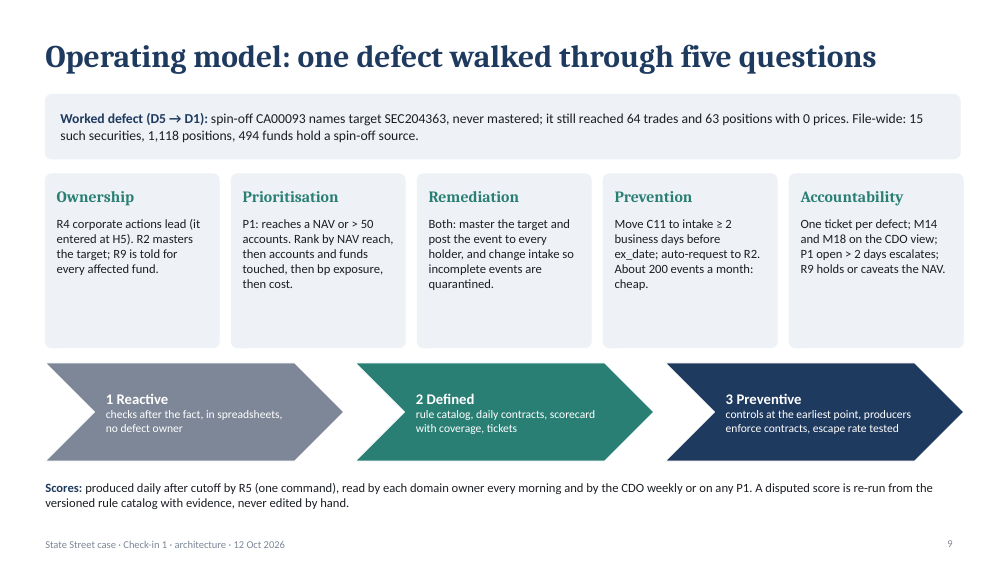
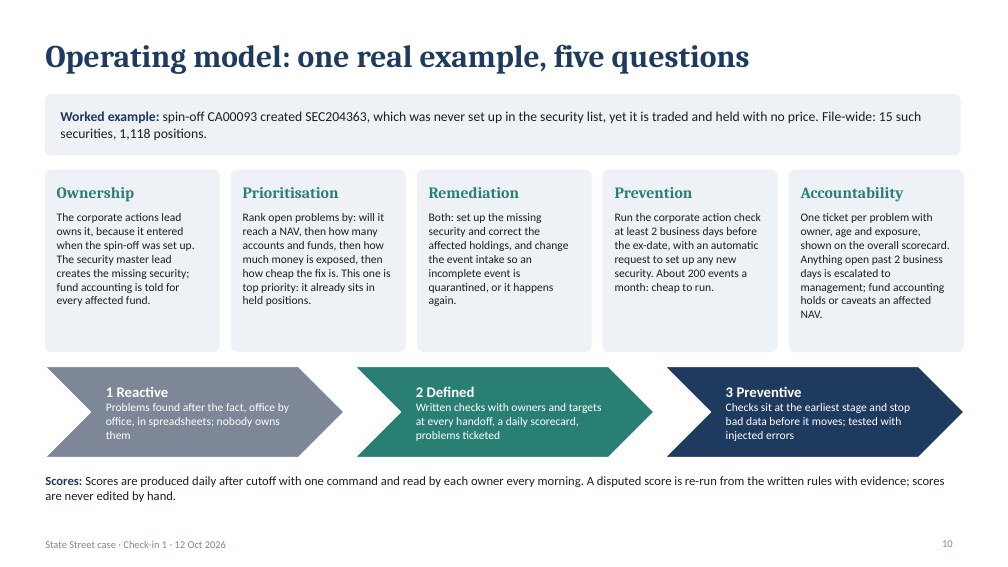
Before and after one commit to KevinRusu/BC-State-Street-Case-Competition, a slide deck: slide 10 of docs/Checkin1_Pack.pptx (slide 9 before the commit). Drawn at 1008x567 pixels with LibreOffice and Linux fonts; fonts in the diff are those of the drawing. Boxes give left, top, right and bottom in pixels: in the first picture for what was removed or moved away, otherwise in the second. Text is boxed around its words. In the diff, an @@ line names an element or a change of style, - is before the commit and + after.

```diff
--- a/docs/Checkin1_Pack.pptx
+++ b/docs/Checkin1_Pack.pptx
@@ title at bbox=[45, 44, 750, 74]: text changed @@
-Operating model: one defect walked through five questions
+Operating model: one real example, five questions
@@ rounded rectangle: place and size @@
-rounded rectangle at bbox=[45, 95, 960, 159]
+rounded rectangle at bbox=[45, 95, 960, 155]
@@ rounded rectangle at bbox=[45, 95, 960, 155]: proportions changed @@
@@ text at bbox=[60, 111, 921, 140]: text changed @@
-Worked defect (D5 → D1): spin-off CA00093 names target SEC204363, never mastered; it still reached 64 trades and 63 positions with 0 prices. File-wide: 15 such securities, 1,118 positions, 494 funds hold a spin-off source.
+Worked example: spin-off CA00093 created SEC204363, which was never set up in the security list, yet it is traded and held with no price. File-wide: 15 such securities, 1,118 positions.
@@ rounded rectangle: place and size @@
-rounded rectangle at bbox=[45, 174, 219, 348]
+rounded rectangle at bbox=[45, 170, 219, 352]
@@ rounded rectangle: place and size @@
-rounded rectangle at bbox=[231, 174, 405, 348]
+rounded rectangle at bbox=[231, 170, 405, 352]
@@ rounded rectangle: place and size @@
-rounded rectangle at bbox=[417, 174, 591, 348]
+rounded rectangle at bbox=[417, 170, 591, 352]
@@ rounded rectangle: place and size @@
-rounded rectangle at bbox=[603, 174, 777, 348]
+rounded rectangle at bbox=[603, 170, 777, 352]
@@ rounded rectangle: place and size @@
-rounded rectangle at bbox=[789, 174, 963, 348]
+rounded rectangle at bbox=[789, 170, 963, 352]
@@ 5 texts: place and size @@
-5 texts at bbox=[57, 191, 904, 206]
+5 texts at bbox=[57, 187, 904, 202]
@@ text at bbox=[57, 213, 195, 306]: text changed; size 12 to 11 pt @@
-R4 corporate actions lead (it entered at H5). R2 masters the target; R9 is told for every affected fund.
+The corporate actions lead owns it, because it entered when the spin-off was set up. The security master lead creates the missing security; fund accounting is told for every affected fund.
@@ text at bbox=[243, 213, 390, 306]: text changed; size 12 to 11 pt @@
-P1: reaches a NAV or > 50 accounts. Rank by NAV reach, then accounts and funds touched, then bp exposure, then cost.
+Rank open problems by: will it reach a NAV, then how many accounts and funds, then how much money is exposed, then how cheap the fix is. This one is top priority: it already sits in held positions.
@@ text at bbox=[429, 213, 569, 306]: text changed; size 12 to 11 pt @@
-Both: master the target and post the event to every holder, and change intake so incomplete events are quarantined.
+Both: set up the missing security and correct the affected holdings, and change the event intake so an incomplete event is quarantined, or it happens again.
@@ text at bbox=[615, 213, 761, 293]: text changed; size 12 to 11 pt @@
-Move C11 to intake ≥ 2 business days before ex_date; auto-request to R2. About 200 events a month: cheap.
+Run the corporate action check at least 2 business days before the ex-date, with an automatic request to set up any new security. About 200 events a month: cheap to run.
@@ text at bbox=[801, 213, 950, 318]: text changed; size 12 to 11 pt @@
-One ticket per defect; M14 and M18 on the CDO view; P1 open > 2 days escalates; R9 holds or caveats the NAV.
+One ticket per problem with owner, age and exposure, shown on the overall scorecard. Anything open past 2 business days is escalated to management; fund accounting holds or caveats an affected NAV.
@@ chevron: place and size @@
-chevron at bbox=[45, 363, 344, 461]
+chevron at bbox=[45, 367, 344, 457]
@@ chevron: place and size @@
-chevron at bbox=[355, 363, 654, 461]
+chevron at bbox=[355, 367, 654, 457]
@@ chevron: place and size @@
-chevron at bbox=[665, 363, 964, 461]
+chevron at bbox=[665, 367, 964, 457]
@@ text at bbox=[106, 403, 289, 439]: text changed @@
-checks after the fact, in spreadsheets, no defect owner
+Problems found after the fact, office by office, in spreadsheets; nobody owns them
@@ text at bbox=[416, 403, 602, 441]: text changed @@
-rule catalog, daily contracts, scorecard with coverage, tickets
+Written checks with owners and targets at every handoff, a daily scorecard, problems ticketed
@@ text at bbox=[726, 403, 910, 441]: text changed @@
-controls at the earliest point, producers enforce contracts, escape rate tested
+Checks sit at the earliest stage and stop bad data before it moves; tested with injected errors
@@ text at bbox=[45, 476, 944, 502]: text changed @@
-Scores: produced daily after cutoff by R5 (one command), read by each domain owner every morning and by the CDO weekly or on any P1. A disputed score is re-run from the versioned rule catalog with evidence, never edited by hand.
+Scores: Scores are produced daily after cutoff with one command and read by each owner every morning. A disputed score is re-run from the written rules with evidence; scores are never edited by hand.
@@ text "Scores: Scores are produced daily ..." at bbox=[45, 476, 944, 502]: vertical alignment middle to top @@
@@ text at bbox=[45, 541, 226, 548]: text changed @@
-State Street case · Check-in 1 · architecture · 12 Oct 2026
+State Street case · Check-in 1 · 12 Oct 2026
@@ page number at bbox=[942, 540, 953, 547]: text changed @@
-9
+10
```
Also in this commit, not shown: 9 other slides changed, 6 slides added, 7 slides removed, 25 other files.
